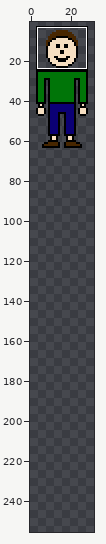
Edited in one commit: sprite sheet (res/character/male.png). The picture above shows the old version from afar; the outline marks the close-up.
Close-up. Earlier state:
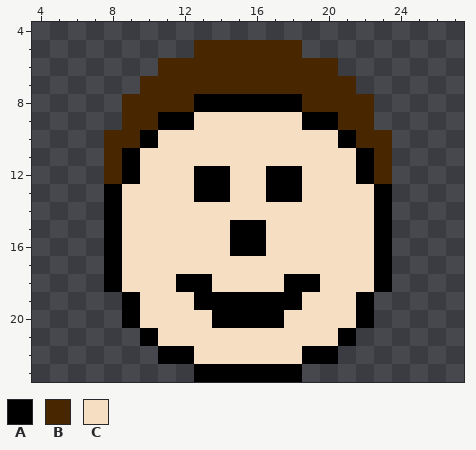
The file is 32x256 pixels. Shown: x 4..27, y 4..23. The wide view leaves out empty margins. The commit also changed other parts of the picture, which this record leaves out.
Palette (. is transparent): A #000000  B #472600  C #f5dec1
Pixels before, first column x 8:
 5 .....BBBBBB.....
 6 ...BBBBBBBBBB...
 7 ..BBBBBBBBBBBB..
 8 .BBBBAAAAAABBBB.
 9 .BBAACCCCCCAABB.
10 BBACCCCCCCCCCABB
11 BACCCCCCCCCCCCAB
12 BACCCAACCAACCCAB
13 ACCCCAACCAACCCCA
14 ACCCCCCCCCCCCCCA
15 ACCCCCCAACCCCCCA
16 ACCCCCCAACCCCCCA
17 ACCCCCCCCCCCCCCA
18 ACCCAACCCCAACCCA
19 .ACCCAAAAAACCCA.
20 .ACCCCAAAACCCCA.
21 ..ACCCCCCCCCCA..
22 ...AACCCCCCAA...
23 .....AAAAAA.....
The same view after the edit:
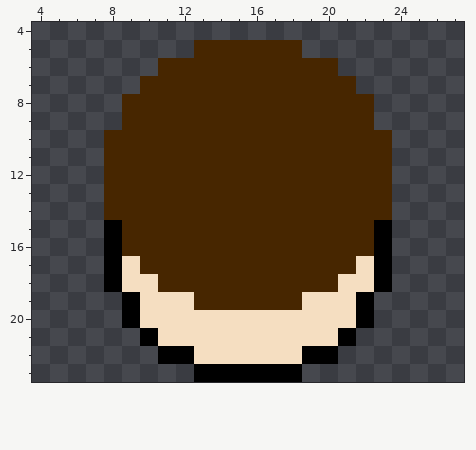
Change:
The edit turns colour A into colour B in row 8 at x 13 to 18; in row 9 at x 11 to 12 and 19 to 20; in row 10 at x 10 and 21; in row 11 at x 9 and 22; in row 12 at x 9, 13 to 14, 17 to 18 and 22; in row 13 at x 8, 13 to 14, 17 to 18 and 23.
The edit turns colour A into colour B in row 14 at x 8 and 23; in rows 15 to 16 at x 15 to 16; in row 18 at x 12 to 13 and 18 to 19; in row 19 at x 13 to 18.
The edit turns colour C into colour B in row 9 at x 13 to 18; in row 10 at x 11 to 20; in row 11 at x 10 to 21; in row 12 at x 10 to 12, 15 to 16 and 19 to 21; in row 13 at x 9 to 12, 15 to 16 and 19 to 22; in row 14 at x 9 to 22.
The edit turns colour C into colour B in rows 15 to 16 at x 9 to 14 and 17 to 22; in row 17 at x 10 to 21; in row 18 at x 11, 14 to 17 and 20.
The edit turns colour A into colour C in row 20 at x 14 to 17.
Boxes around the changes in both close-ups, in picture pixels (x1, y1, x2, y2):
changed: (104, 94, 392, 328)
